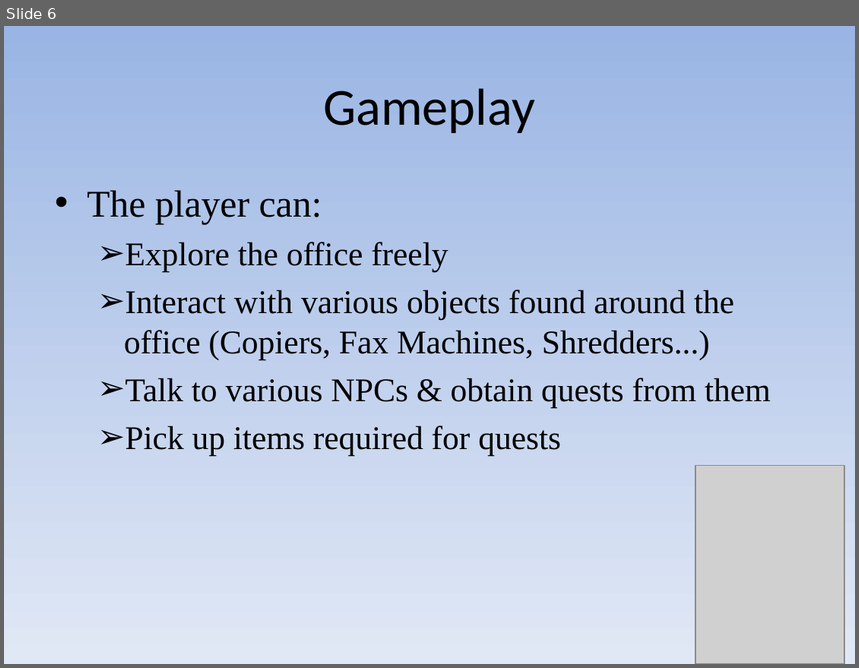
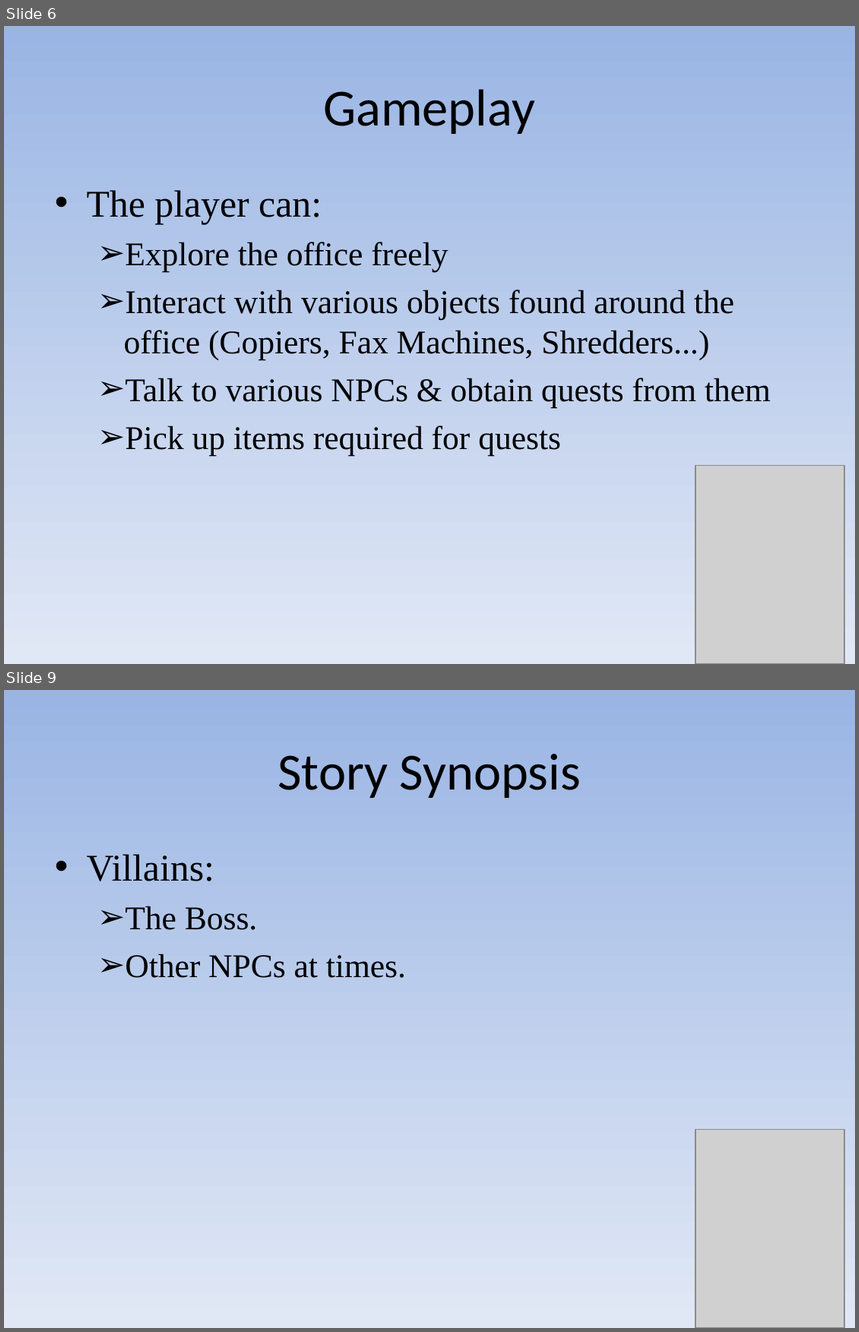
Before and after one commit to bambams/intern-quest-old, a slide deck: docs/proposal_show.pps. Shown one above the other, each under a label of ours: slide 6 before the commit, slides 6 and 9 after it; the slides between them are not shown. The pictures are 859x668 and 859x1332 pixels, drawn with LibreOffice and Linux fonts; fonts in the diff are those of the drawing; grey boxes stand for pictures. Boxes give left, top, right and bottom in pixels: in the first picture for what was removed or moved away, otherwise in the second. Text is boxed around its words. In the diff, an @@ line names an element or a change of style, - is before the commit and + after.

```diff
--- a/docs/proposal_show.pps
+++ b/docs/proposal_show.pps
@@ slide 9 added at box(4, 690, 855, 1328), background gradient #9AB5E4 to #E1E8F5 @@
@@ text added at box(278, 754, 581, 798), 44 pt, text #000000 @@
+Story Synopsis
@@ text added at box(87, 854, 406, 978), 28 pt, text #000000 @@
+• Villains:
+  ➢ The Boss.
+  ➢ Other NPCs at times.
@@ picture added at box(696, 1129, 845, 1328) @@
@@ slide 6 changed as well @@
@@ text "The player can:" at box(87, 190, 771, 456): indent changed @@
```
Also in this commit, not shown: 4 other slides changed, 8 other slides added.
